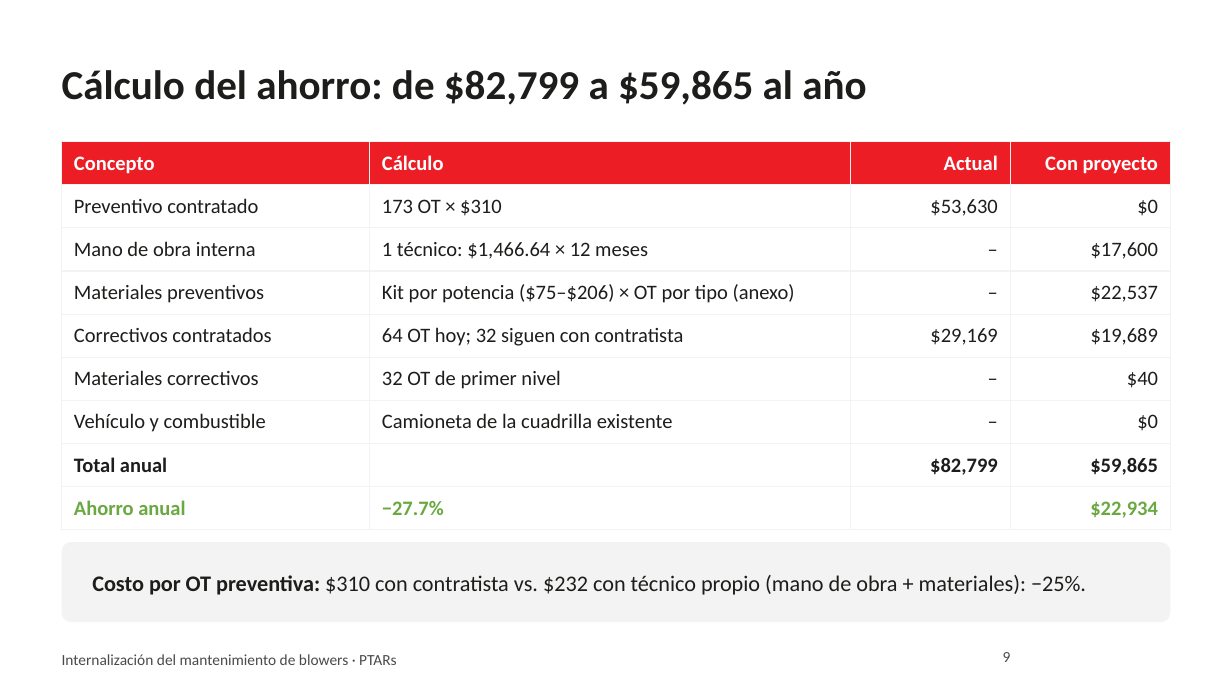
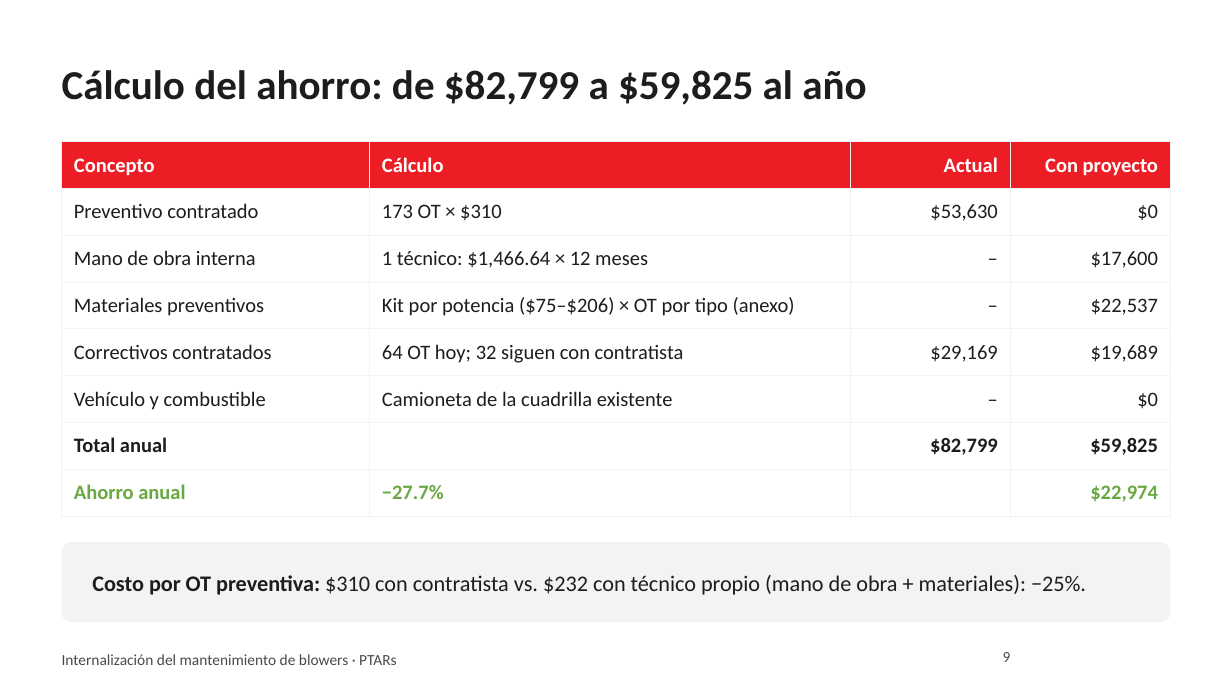
Before and after one commit to jjsamcar/Codigo-IA, a slide deck: slide 9 of presentaciones/Blowers_PTARs_Resumen_Gerencia.pptx. Drawn at 1232x693 pixels with LibreOffice and Linux fonts; fonts in the diff are those of the drawing; background and template pictures are left out. Boxes give left, top, right and bottom in pixels: in the first picture for what was removed or moved away, otherwise in the second. Text is boxed around its words. In the diff, an @@ line names an element or a change of style, - is before the commit and + after.

```diff
--- a/presentaciones/Blowers_PTARs_Resumen_Gerencia.pptx
+++ b/presentaciones/Blowers_PTARs_Resumen_Gerencia.pptx
@@ title at box(62, 70, 866, 105): text changed @@
-Cálculo del ahorro: de $82,799 a $59,865 al año
+Cálculo del ahorro: de $82,799 a $59,825 al año
@@ table at box(62, 142, 1170, 506) @@
-row 6: Materiales correctivos | 32 OT de primer nivel | – | $40
-row 7, column 4: $59,865
+row 7, column 4: $59,825
-row 8, column 4: $22,934
+row 8, column 4: $22,974
```
Also in this commit, not shown: 9 other slides changed, 1 slide added, 3 slides removed.
